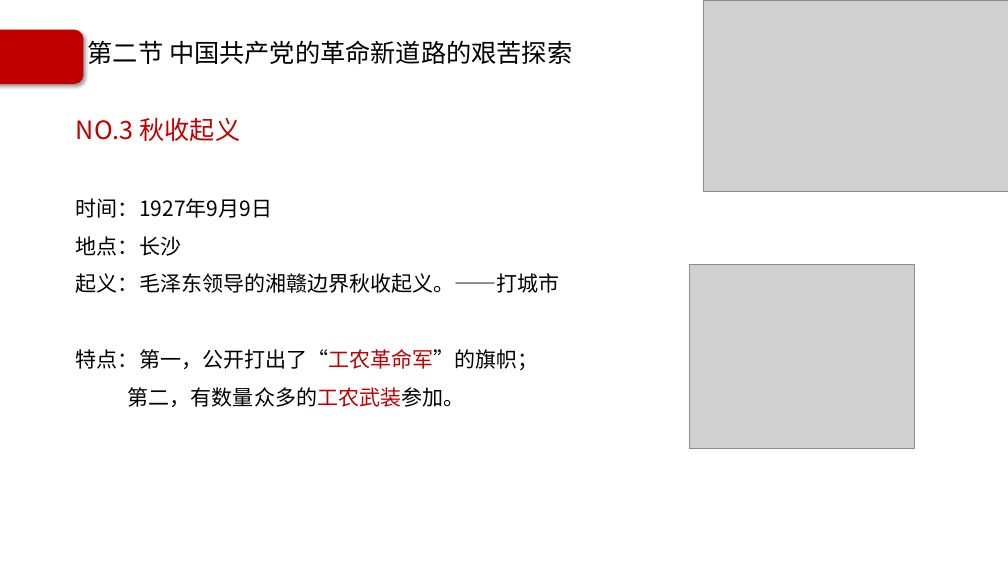
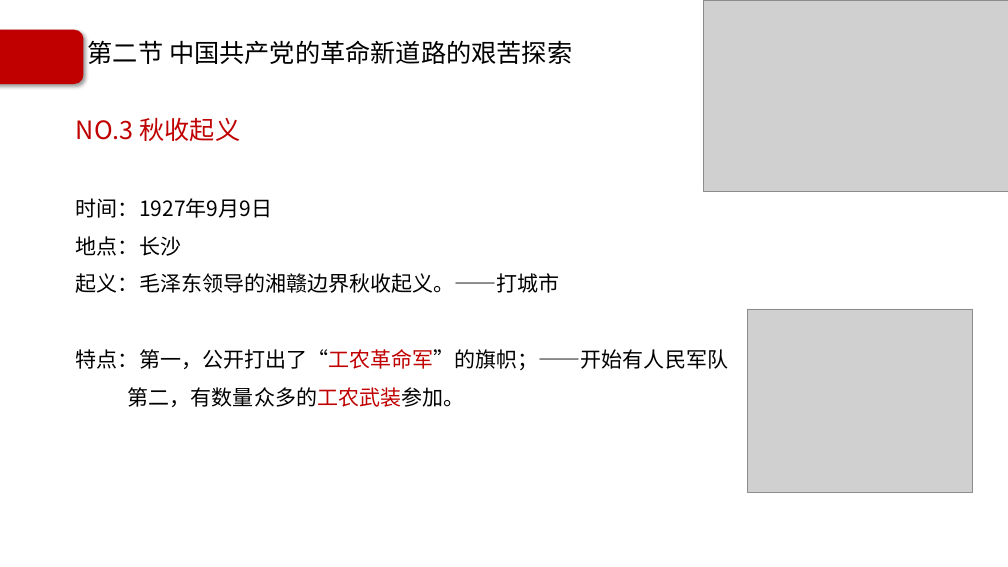
Before and after one commit to Call-me-zhy/tangtang, a slide deck: slide 14 of 5 中国近现代史纲要/课件/中国近现代史纲要精讲5.pptx. Drawn at 1008x567 pixels with LibreOffice and Linux fonts; fonts in the diff are those of the drawing; grey boxes stand for pictures; background and template pictures are left out. Boxes give left, top, right and bottom in pixels: in the first picture for what was removed or moved away, otherwise in the second. Text is boxed around its words. In the diff, an @@ line names an element or a change of style, - is before the commit and + after.

```diff
--- a/5 中国近现代史纲要/课件/中国近现代史纲要精讲5.pptx
+++ b/5 中国近现代史纲要/课件/中国近现代史纲要精讲5.pptx
@@ picture: place and size @@
-picture at (690, 265, 915, 448)
+picture at (748, 309, 973, 493)
@@ text at (76, 349, 728, 370): text changed @@
-特点：第一，公开打出了“工农革命军”的旗帜；
+特点：第一，公开打出了“工农革命军”的旗帜；——开始有人民军队
```
Also in this commit, not shown: 15 other slides changed, 6 slides added, 8 other files.
